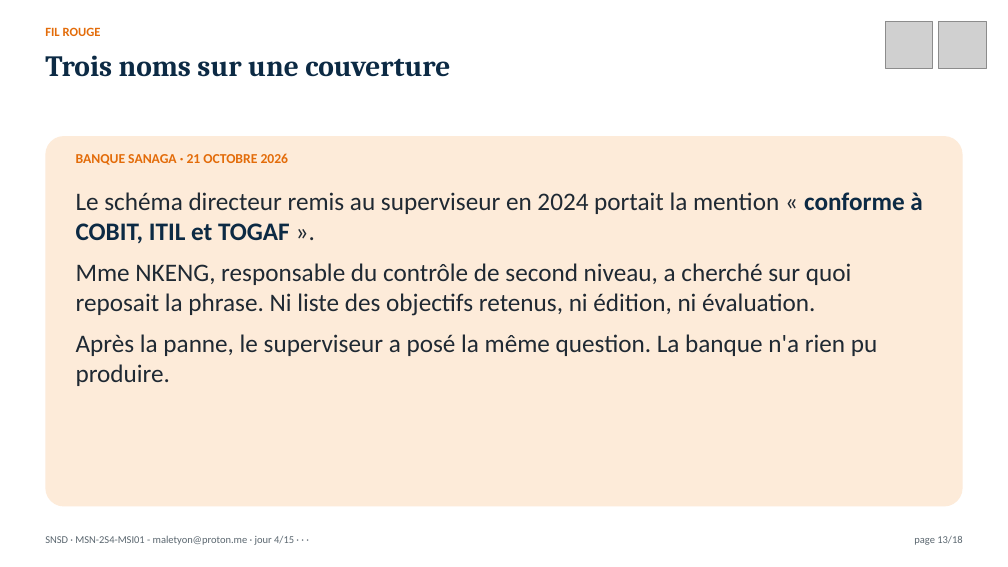
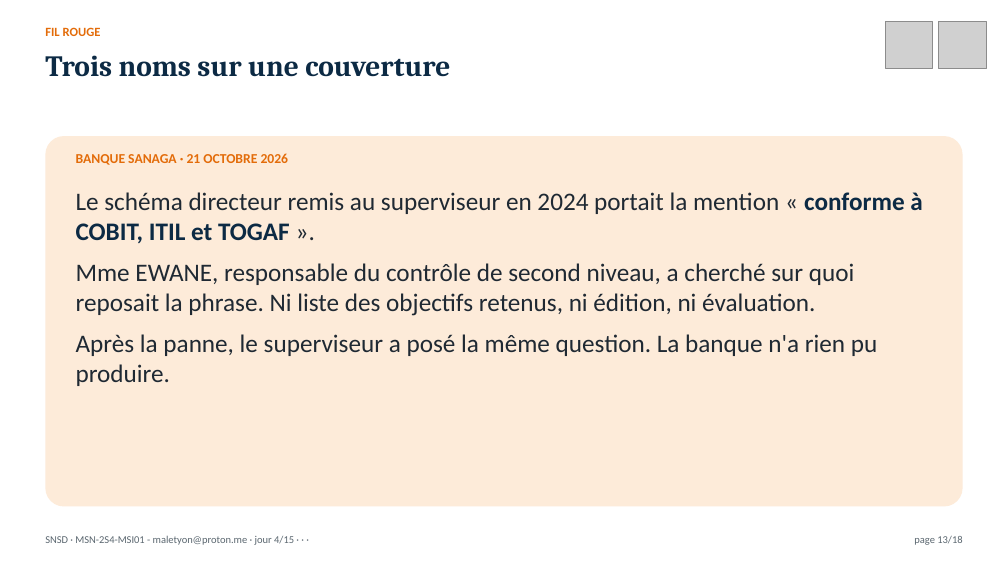
Before and after one commit to MaletYon/cours-snsd, a slide deck: slide 13 of Présentation/SNSD_J04.pptx. Drawn at 1008x567 pixels with LibreOffice and Linux fonts; fonts in the diff are those of the drawing; grey boxes stand for pictures. Boxes give left, top, right and bottom in pixels: in the first picture for what was removed or moved away, otherwise in the second. Text is boxed around its words. In the diff, an @@ line names an element or a change of style, - is before the commit and + after.

```diff
--- a/Présentation/SNSD_J04.pptx
+++ b/Présentation/SNSD_J04.pptx
@@ text at [76, 263, 855, 316]: text changed @@
-Mme NKENG, responsable du contrôle de second niveau, a cherché sur quoi reposait la phrase. Ni liste des objectifs retenus, ni édition, ni évaluation.
+Mme EWANE, responsable du contrôle de second niveau, a cherché sur quoi reposait la phrase. Ni liste des objectifs retenus, ni édition, ni évaluation.
```
Also in this commit, not shown: 19 other files.
